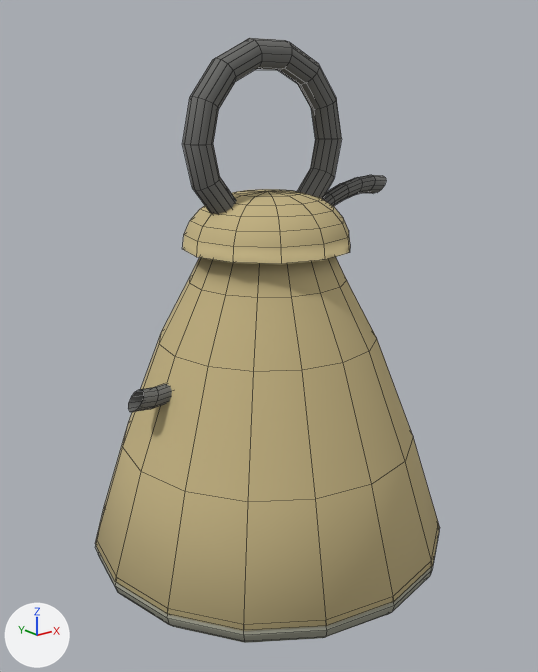
Before and after pictures for a commit that changed the OBJ model assets/models/items/qilin_bell.obj.
Before and after are seen from a 50 mm lens placed at (-1.85, -2.32, 1.0), pointed at (0.01, 0.01, 0.07). Every picture has the same lights, and +X, +Y and +Z are marked at lower left. The first picture is the older version. Mesh edges are drawn as thin lines. Where no turn or scale is listed for an object, it has been applied to the vertices. Vertices at exactly the same position are counted once.

Names of what the first picture shows: 'qilin_bell'.
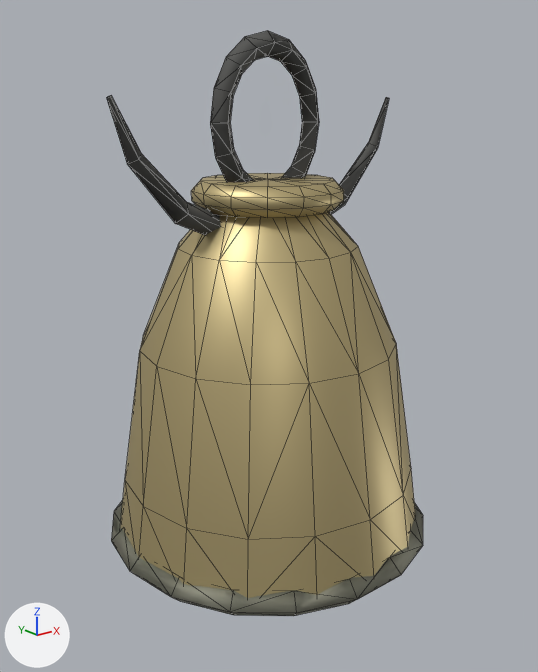
Scene script edits in JSON lines:
```json
{"block": "mat_ritual_gold", "where": "n0 = _N.new('ShaderNodeBsdfPrincipled'); n0.name = 'Principled BSDF'"}
{"op": "add", "block": "mat_ritual_gold", "code": "n0.inputs[1].default_value = 0.75  # 'Metallic'"}
{"op": "set", "path": "n0.inputs[2].default_value", "old": "1.0", "new": "0.48", "note": "'Roughness'"}
{"op": "remove", "block": "mat_ritual_gold", "code": "n2 = _N.new('ShaderNodeTexImage'); n2.name = 'Image Texture'"}
{"op": "remove", "block": "mat_ritual_gold", "code": "n2.image = img_gold_png"}
{"op": "remove", "block": "mat_ritual_gold", "code": "n2.projection = 'SPHERE'"}
{"op": "remove", "block": "mat_ritual_gold", "code": "_L.new(n2.outputs[0], n0.inputs[1])  # 'Color' to 'Metallic'"}
{"block": "me_qilin_bell", "where": "# used by ob_qilin_bell; location = (0.0, 0.0, 0.0)"}
{"op": "remove", "block": "me_qilin_bell", "code": "me_qilin_bell.from_pydata(...)  # 1078 vertices, 1100 faces; spans x -0.76..0.76, y -0.76..0.76, z -1.22..1.23"}
{"op": "add", "block": "me_qilin_bell", "code": "me_qilin_bell.from_pydata(...)  # 492 vertices, 1092 faces; spans x -0.69..0.69, y -0.68..0.68, z -1.09..1.25"}
{"block": "me_qilin_bell", "change": "me_qilin_bell part 1: the loose piece of 192 vertices spanning x -0.76..0.76, y -0.76..0.76, z -0.87..-0.73 is rebuilt with 72 vertices and now spans x -0.69..0.69, y -0.68..0.68, z -0.82..-0.7"}
{"block": "me_qilin_bell", "change": "me_qilin_bell part 2: the loose piece of 168 vertices spanning x -0.38..0.38, y -0.05..0.06, z 0.49..1.23 is rebuilt with 64 vertices and now spans x -0.26..0.26, y -0.04..0.05, z 0.61..1.25"}
{"block": "me_qilin_bell", "change": "me_qilin_bell part 3: the loose piece of 98 vertices spanning x -0.76..0.76, y -0.76..0.76, z -0.95..0.48 is rebuilt with 176 vertices and now spans x -0.66..0.66, y -0.66..0.66, z -0.78..0.7"}
{"block": "me_qilin_bell", "change": "me_qilin_bell part 4: a new loose piece of 58 vertices spanning x -0.3..0.3, y -0.29..0.29, z 0.6..0.72, in mat_ritual_gold (beige #c7b685)"}
{"block": "me_qilin_bell", "change": "me_qilin_bell part 5: a new loose piece of 16 vertices spanning x -0.67..-0.14, y -0.05..0.05, z 0.47..1.02, in mat_wrought_iron (dark grey #6e6e6c)"}
{"block": "me_qilin_bell", "change": "me_qilin_bell part 6: a new loose piece of 16 vertices spanning x 0.14..0.67, y -0.05..0.05, z 0.47..1.02, in mat_wrought_iron (dark grey #6e6e6c)"}
{"block": "me_qilin_bell", "change": "me_qilin_bell part 7: 2 vertices moved within x -0.03, y -0.04..0.04, z 0.02; 432 vertices removed from x -0.65..0.65, y -0.34..0.34, z -0.1..0.7; 50 vertices added at x -0.05..0.05, y -0.05..0.05, z -0.04..0.04"}
{"block": "me_qilin_bell", "change": "other edits to the shape of me_qilin_bell do not show in these pictures"}
```

Location of each change, [x1, y1, x2, y2] in pixels of the pictures (538 x 672 px):
```json
{"object": "qilin_bell", "change": "surface changed, reshaped", "before": [95, 38, 440, 643], "after": [107, 30, 423, 616], "on screen": "8% narrower"}
{"part": 1, "of": "me_qilin_bell", "change": "rebuilt", "before": [96, 534, 439, 643], "after": [111, 500, 423, 616]}
{"part": 2, "of": "me_qilin_bell", "change": "rebuilt", "before": [183, 38, 342, 214], "after": [210, 30, 319, 182], "on screen": "31% narrower, 14% shorter"}
{"part": 3, "of": "me_qilin_bell", "change": "rebuilt", "before": [95, 257, 440, 631], "after": [120, 212, 416, 598], "on screen": "14% narrower"}
{"part": 4, "of": "me_qilin_bell", "change": "added", "after": [191, 173, 344, 218], "on screen": "beige"}
{"part": 5, "of": "me_qilin_bell", "change": "added", "after": [107, 95, 221, 235]}
{"part": 6, "of": "me_qilin_bell", "change": "added", "after": [329, 97, 389, 214]}
{"part": 7, "of": "me_qilin_bell", "change": "reshaped", "before": [128, 175, 386, 412], "on screen": "beige"}
```
